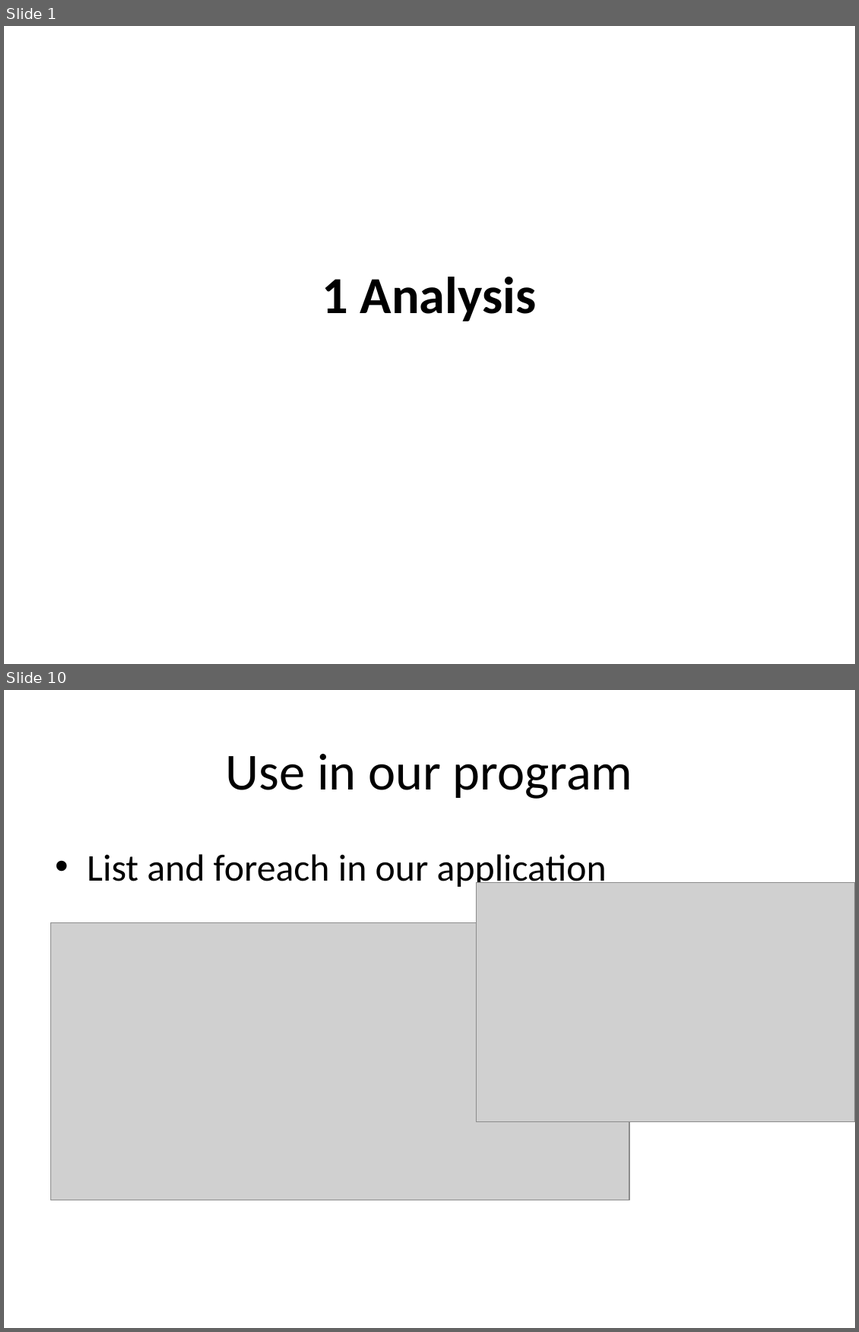
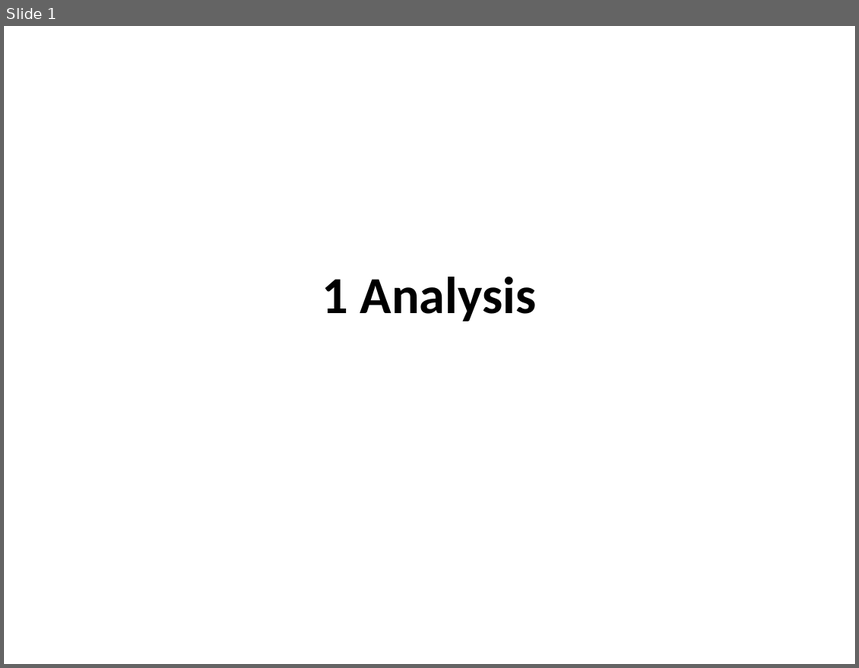
Before and after one commit to isurup/kalle-martin-group, a slide deck: SSE2/slides/1 Analysis.pptx. Shown one above the other, each under a label of ours: slides 1 and 10 before the commit, slide 1 after it; the slides between them are not shown. The pictures are 859x1332 and 859x668 pixels, drawn with LibreOffice and Linux fonts; fonts in the diff are those of the drawing; grey boxes stand for pictures. Boxes give left, top, right and bottom in pixels: in the first picture for what was removed or moved away, otherwise in the second. Text is boxed around its words. In the diff, an @@ line names an element or a change of style, - is before the commit and + after.

```diff
--- a/SSE2/slides/1 Analysis.pptx
+++ b/SSE2/slides/1 Analysis.pptx
@@ slide 10 removed at [4,690,855,1328], background #FFFFFF @@
@@ title removed at [226,754,633,799] @@
-Use in our program
@@ text removed at [87,854,607,890] @@
-• List and foreach in our application
@@ picture removed at [477,883,855,1122] @@
@@ picture removed at [51,923,629,1200] @@
```
Also in this commit, not shown: 1 slide changed, 7 other slides removed.
